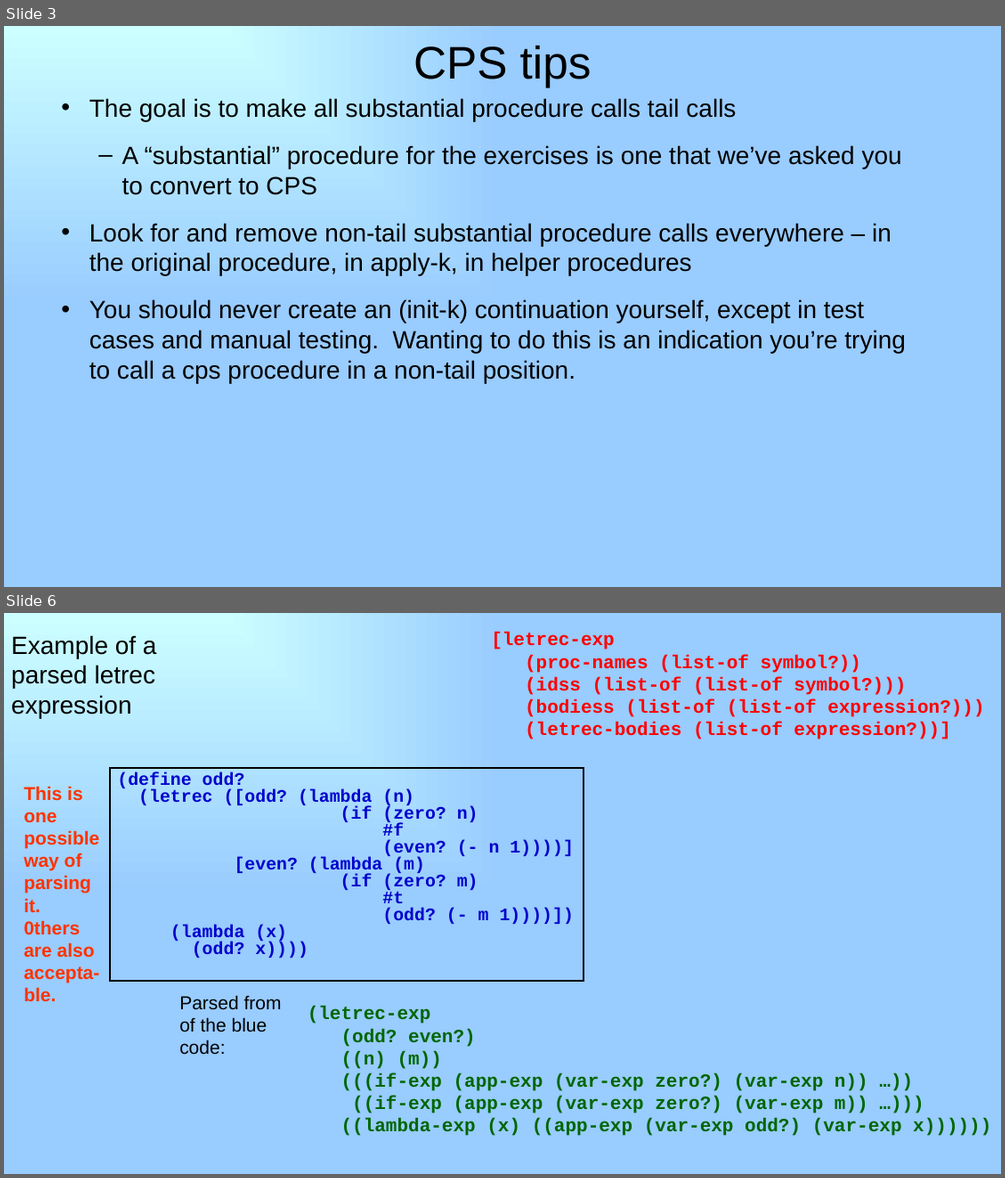
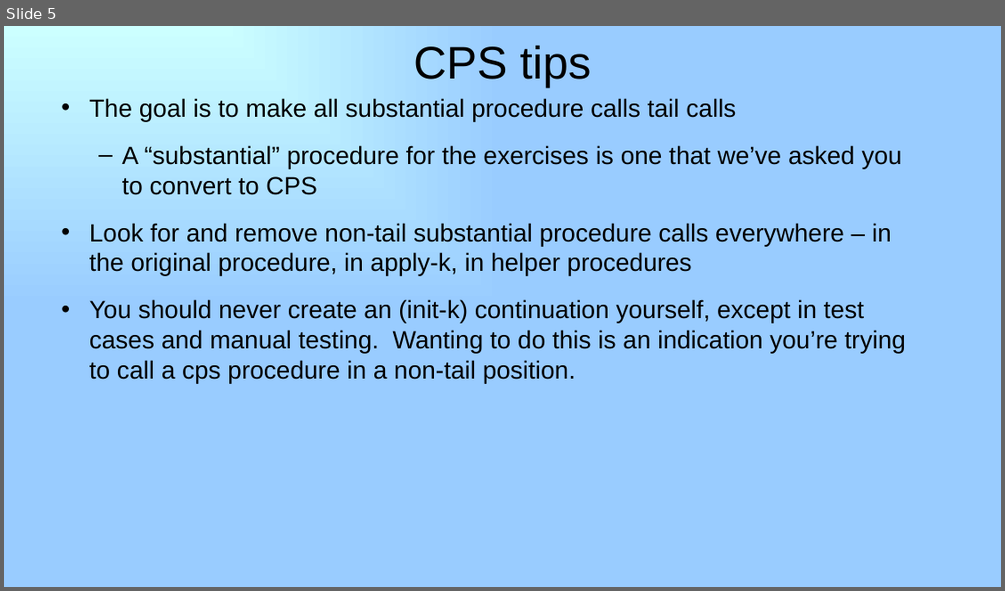
Before and after one commit to RHIT-CSSE/csse304, a slide deck: ClassMaterials/CPSMore2/25-letrec-In-Interpreter.pptx. Shown one above the other, each under a label of ours: slides 3 and 6 before the commit, slide 5 after it; the slides between them are not shown. The pictures are 1005x1178 and 1005x591 pixels, drawn with LibreOffice and Linux fonts; fonts in the diff are those of the drawing. Boxes give left, top, right and bottom in pixels: in the first picture for what was removed or moved away, otherwise in the second. Text is boxed around its words. In the diff, an @@ line names an element or a change of style, - is before the commit and + after.

```diff
--- a/ClassMaterials/CPSMore2/25-letrec-In-Interpreter.pptx
+++ b/ClassMaterials/CPSMore2/25-letrec-In-Interpreter.pptx
@@ slide 6 removed at [4, 613, 1001, 1174], background gradient #CCFFFF to #99CCFF @@
@@ text removed at [11, 635, 157, 718] @@
-Example of a parsed letrec expression
@@ text removed at [491, 632, 984, 739] @@
-[letrec-exp
-(proc-names (list-of symbol?))
-(idss (list-of (list-of symbol?)))
-(bodiess (list-of (list-of expression?)))
-(letrec-bodies (list-of expression?))]
@@ text removed at [110, 768, 583, 981] @@
-(define odd?
-(letrec ([odd? (lambda (n)
-(if (zero? n)
-#f
-(even? (- n 1))))]
-[even? (lambda (m)
-(if (zero? m)
-#t
-(odd? (- m 1))))])
-(lambda (x)
-(odd? x))))
@@ text removed at [24, 786, 99, 1002] @@
-This is one possible way of parsing it. 0thers are also accepta-ble.
@@ text removed at [179, 995, 282, 1054] @@
-Parsed from of the blue code:
@@ text removed at [307, 1005, 991, 1135] @@
-(letrec-exp
-(odd? even?)
-((n) (m))
-(((if-exp (app-exp (var-exp zero?) (var-exp n)) …))
-((if-exp (app-exp (var-exp zero?) (var-exp m)) …)))
-((lambda-exp (x) ((app-exp (var-exp odd?) (var-exp x))))))
@@ what was slide 3 is now slide 5 @@
```
Also in this commit, not shown: 2 slides added, 18 other slides removed, 5 other files.
